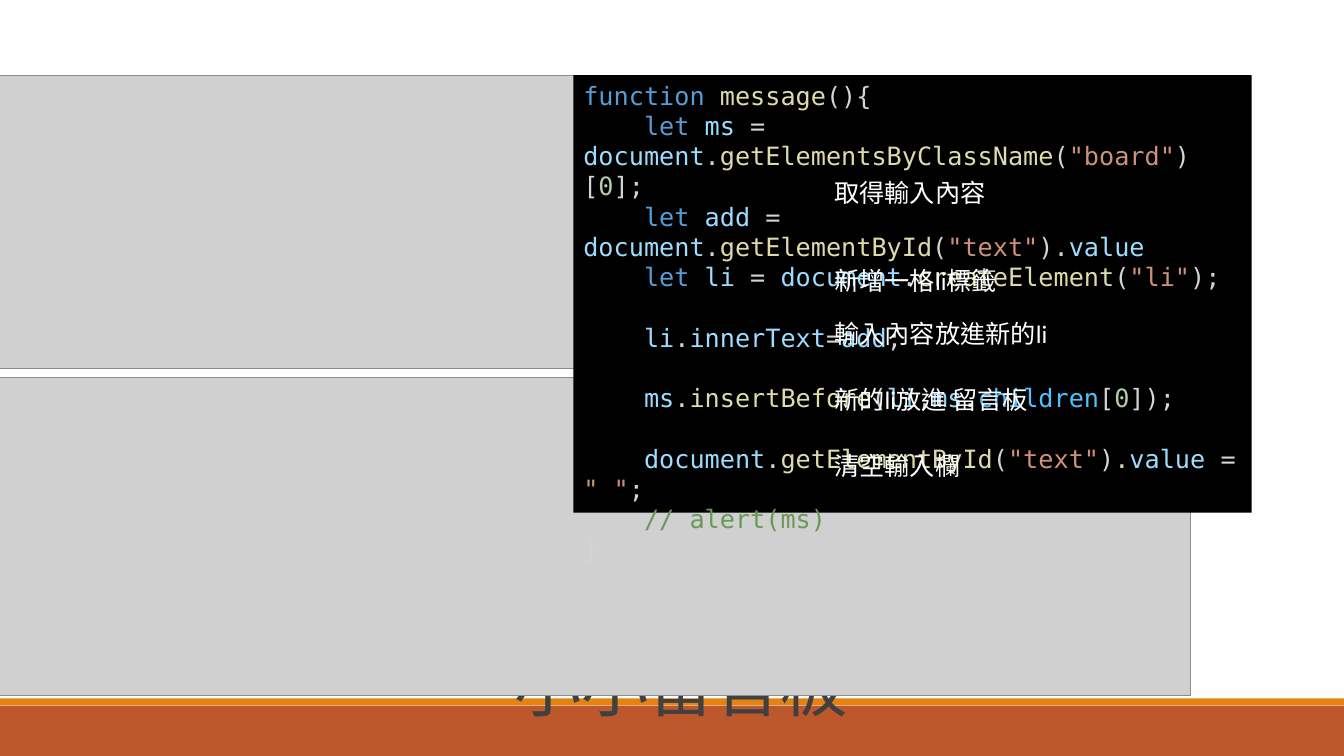
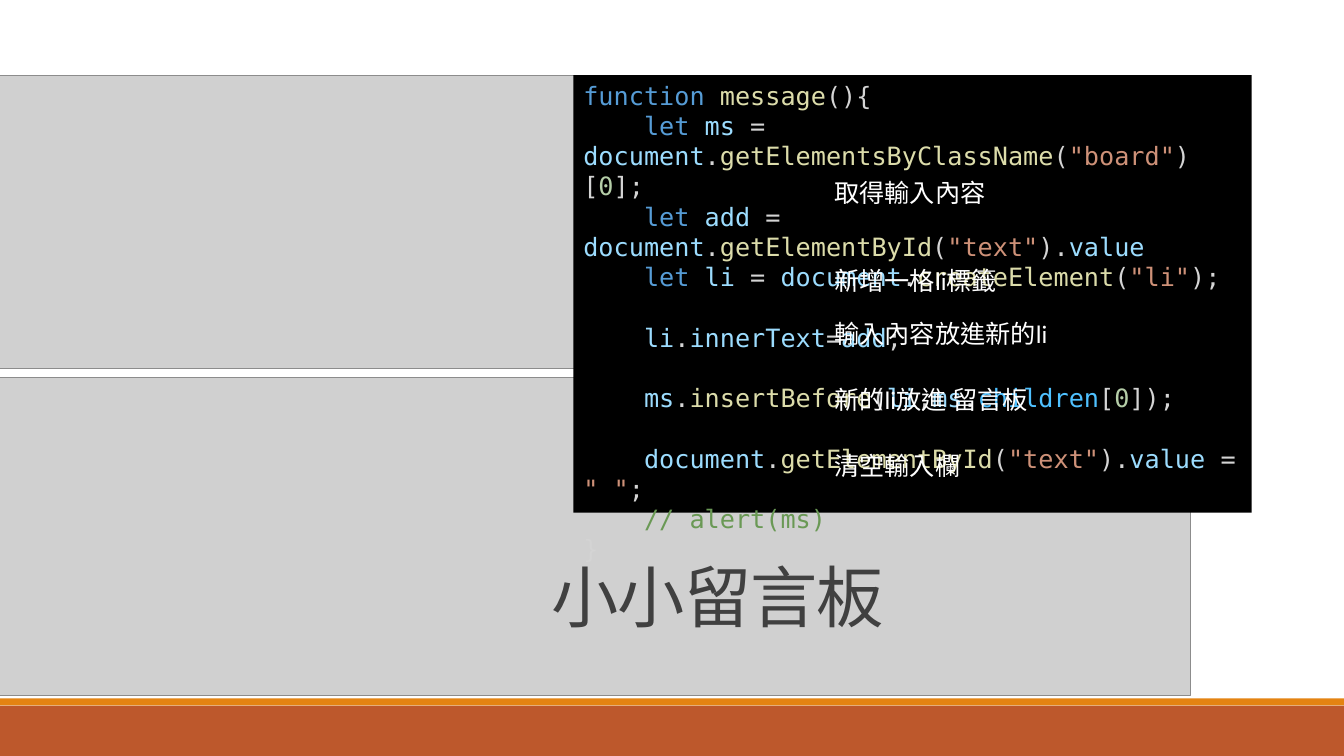
Before and after one commit to Oscar3488/Oscar3488.github.io, a slide deck: slide 10 of 105452891 任桓毅.pptx. Drawn at 1344x756 pixels with LibreOffice and Linux fonts; fonts in the diff are those of the drawing; grey boxes stand for pictures. Boxes give left, top, right and bottom in pixels: in the first picture for what was removed or moved away, otherwise in the second. Text is boxed around its words. In the diff, an @@ line names an element or a change of style, - is before the commit and + after.

```diff
--- a/105452891 任桓毅.pptx
+++ b/105452891 任桓毅.pptx
@@ title "小小留言板" rewrapped from [515,695,848,727] to [551,565,884,628] @@
```
Also in this commit, not shown: 1 other file.
